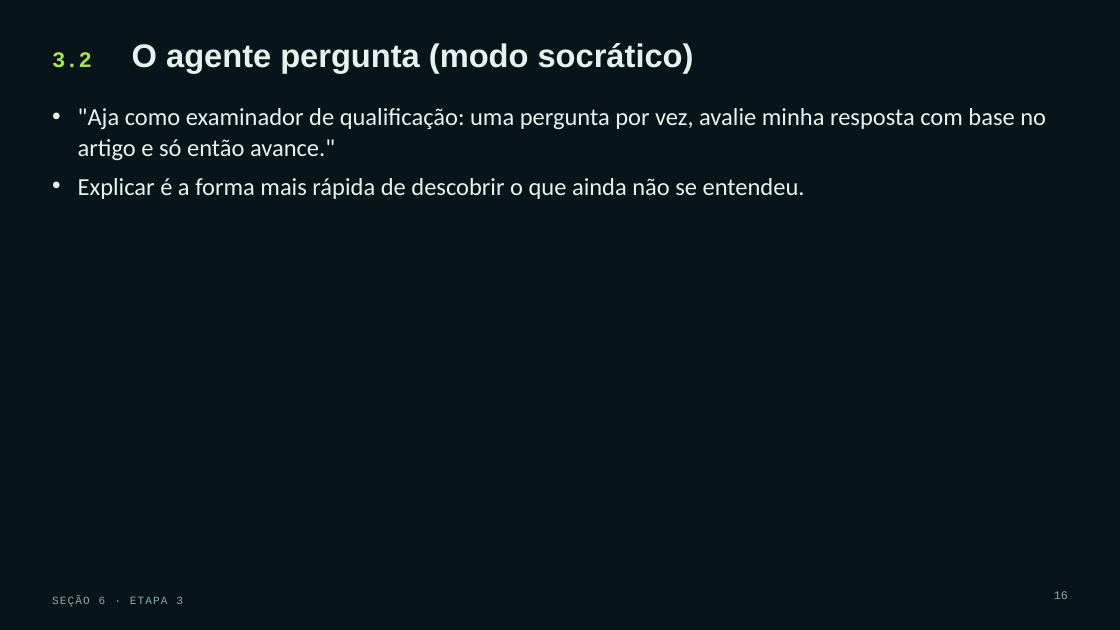
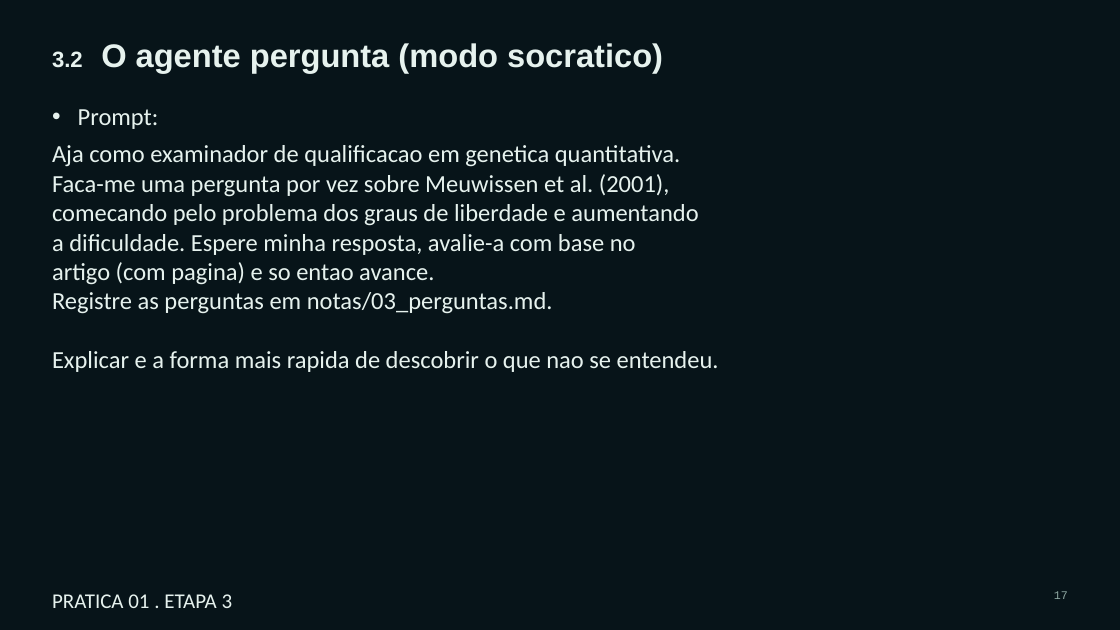
Before and after one commit to Bayer-Group/course-AI-UFV, a slide deck: slide 17 of 8. IA Generativa e Modelos de Linguagem na Pesquisa Científica_Eder_Kaique/Pratica_01_Eder/Estudar e reproduzir um artigo científico com Claude Code.pptx (slide 16 before the commit). Drawn at 1120x630 pixels with LibreOffice and Linux fonts; fonts in the diff are those of the drawing. Boxes give left, top, right and bottom in pixels: in the first picture for what was removed or moved away, otherwise in the second. Text is boxed around its words. In the diff, an @@ line names an element or a change of style, - is before the commit and + after.

```diff
--- a/8. IA Generativa e Modelos de Linguagem na Pesquisa Científica_Eder_Kaique/Pratica_01_Eder/Estudar e reproduzir um artigo científico com Claude Code.pptx
+++ b/8. IA Generativa e Modelos de Linguagem na Pesquisa Científica_Eder_Kaique/Pratica_01_Eder/Estudar e reproduzir um artigo científico com Claude Code.pptx
@@ title at [52,43,663,73]: text changed @@
-3.2 O agente pergunta (modo socrático)
+3.2 O agente pergunta (modo socratico)
@@ text at [52,109,719,372]: text changed @@
-• "Aja como examinador de qualificação: uma pergunta por vez, avalie minha resposta com base no artigo e só então avance."
-• Explicar é a forma mais rápida de descobrir o que ainda não se entendeu.
+• Prompt:
+Aja como examinador de qualificacao em genetica quantitativa.
+Faca-me uma pergunta por vez sobre Meuwissen et al. (2001),
+comecando pelo problema dos graus de liberdade e aumentando
+a dificuldade. Espere minha resposta, avalie-a com base no
+artigo (com pagina) e so entao avance.
+Registre as perguntas em notas/03_perguntas.md.
+Explicar e a forma mais rapida de descobrir o que nao se entendeu.
@@ text at [52,594,233,608]: text changed; size 9.5 to 18 pt; font Courier New to Calibri; text colour #8FA9A3 to #E6F2EE @@
-SEÇÃO 6 · ETAPA 3
+PRATICA 01 . ETAPA 3
@@ page number at [1054,591,1068,599]: text changed @@
-16
+17
```
Also in this commit, not shown: 21 other slides changed, 5 slides added, 6 slides removed, 13 other files.
